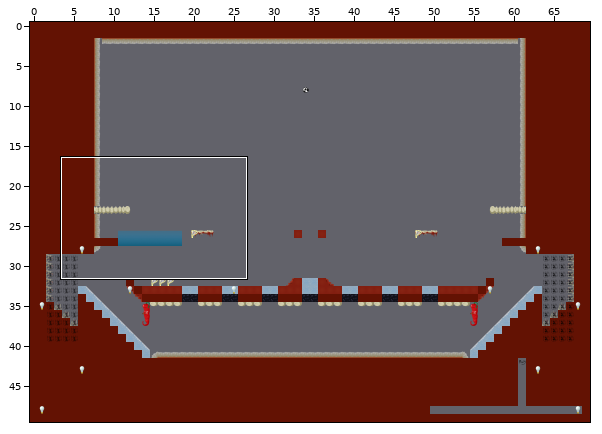
An edit to a level. Tiled map, data/assets/Maps/The_Match.tmx. The picture above shows the old version from afar; the outline marks the close-up.
Close-up. The starting point:
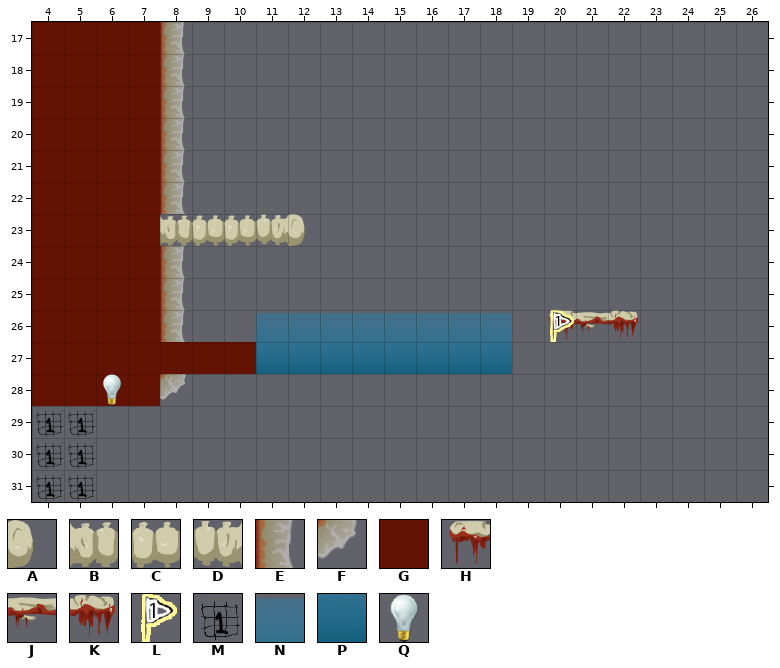
Cells are 64x64 px. Shown: x 4..26, y 17..31. The commit also changed other parts of the map, which this record leaves out.
Key: from "BoneEnds": A 14 "Edge"; from "BoneHorizontalSpine": B 0 "Line", C 4, D 8; from "Bouncy": E 3, F 7; from "MeatNonEdible": G 0 "NonEdible"; from "MovingPlatforms": H 3 "NonEdible", J 4 "NonEdible", K 5 "NonEdible"; from "PlatformFlags": L 0 "Zoomzoom"; from "Spawns": M 6; from "Water": N 0 "Water", P 1; from "light": Q 0.
_ is an empty cell.
Layers that did not change in this view are not listed.
Layer "Level" before, first column x 4:
17 GGGGE__________________
18 GGGGE__________________
19 GGGGE__________________
20 GGGGE__________________
21 GGGGE__________________
22 GGGGE__________________
23 GGGGBCCDA______________
24 GGGGE__________________
25 GGGGE__________________
26 GGGGE__NNNNNNNN_HJK____
27 GGGGGGGPPPPPPPP________
28 GGGGF__________________
29 _______________________
30 _______________________
31 _______________________
Layer "Flags" before, first column x 4:
17 _______________________
18 _______________________
19 _______________________
20 _______________________
21 _______________________
22 _______________________
23 _______________________
24 _______________________
25 _______________________
26 ________________L______
27 _______________________
28 __Q____________________
29 MM_____________________
30 MM_____________________
31 MM_____________________
After the commit:
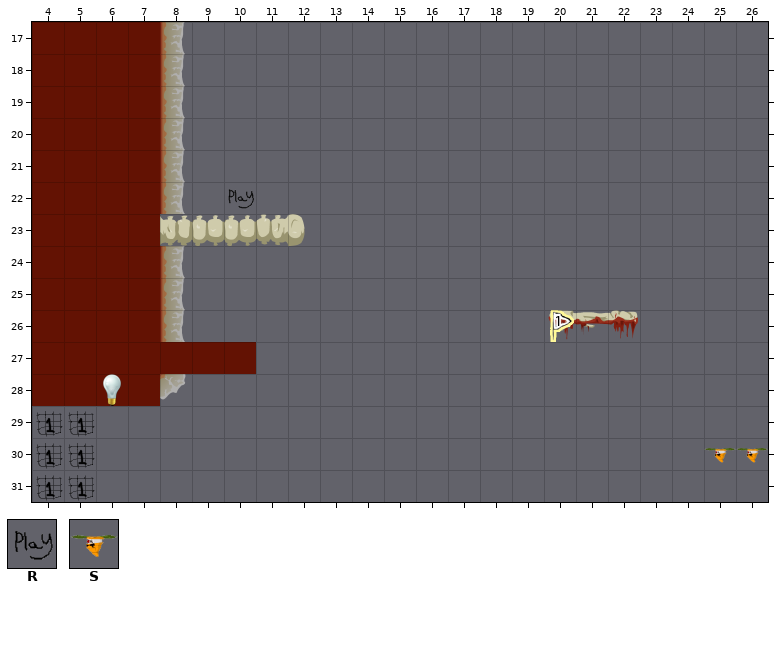
Further tiles: from "Spawns": R 1, S 2.
See-through tiles are keyed as they look on the map.
What changed:
Layer "Level":
Tile N is removed in row 26 at x 11 to 18.
Tile P is removed in row 27 at x 11 to 18.
Layer "Flags":
The edit adds tile R in row 22 at x 10.
The edit adds tile S in row 30 at x 25 to 26.
Changed places in both close-ups, as pixel boxes (x1, y1, x2, y2):
added: (228, 189, 254, 209)
removed: (256, 313, 512, 374)
added: (704, 448, 768, 463)
